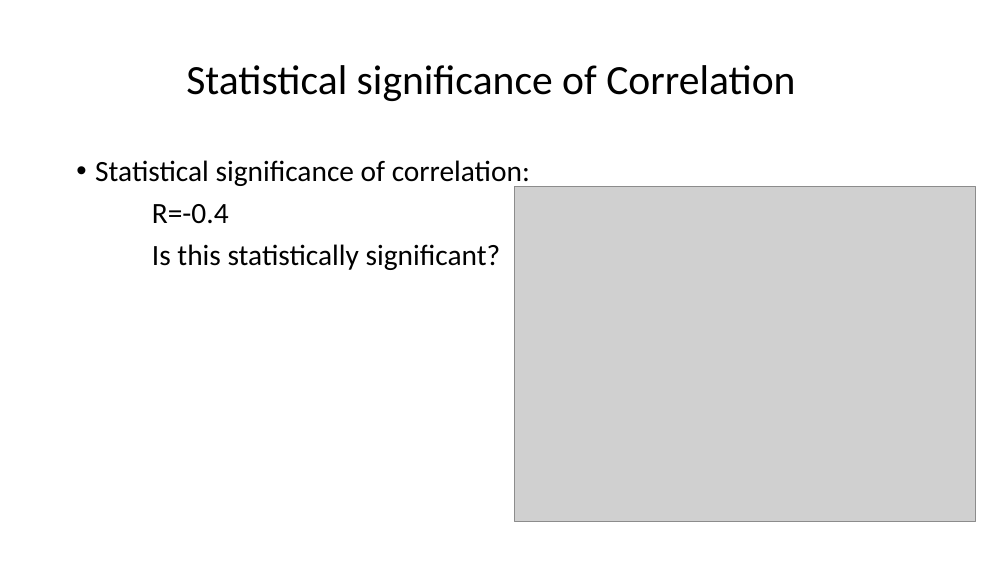
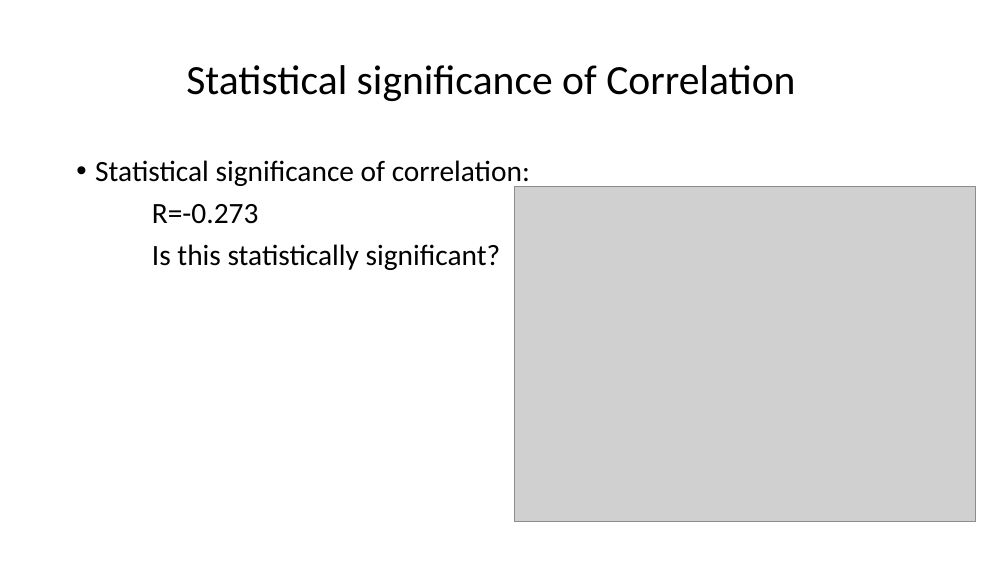
Before and after one commit to pengfeiliu371/EAS2655_S2023, a slide deck: slide 21 of slides/Week5.pptx. Drawn at 1008x567 pixels with LibreOffice and Linux fonts; fonts in the diff are those of the drawing; grey boxes stand for pictures. Boxes give left, top, right and bottom in pixels: in the first picture for what was removed or moved away, otherwise in the second. Text is boxed around its words. In the diff, an @@ line names an element or a change of style, - is before the commit and + after.

```diff
--- a/slides/Week5.pptx
+++ b/slides/Week5.pptx
@@ text at box(152, 204, 259, 224): text changed @@
-R=-0.4
+R=-0.273
```
Also in this commit, not shown: 6 other files.
